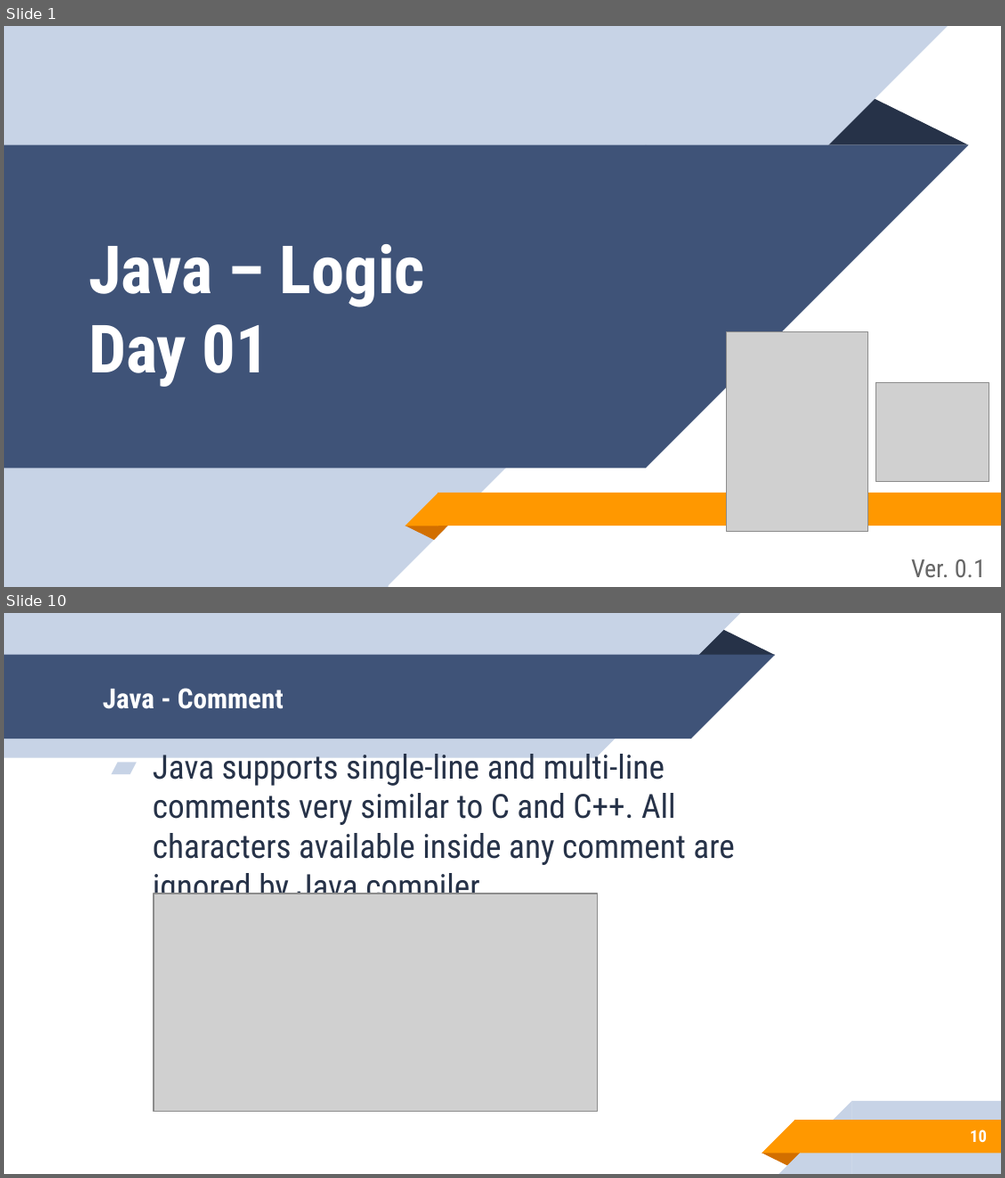
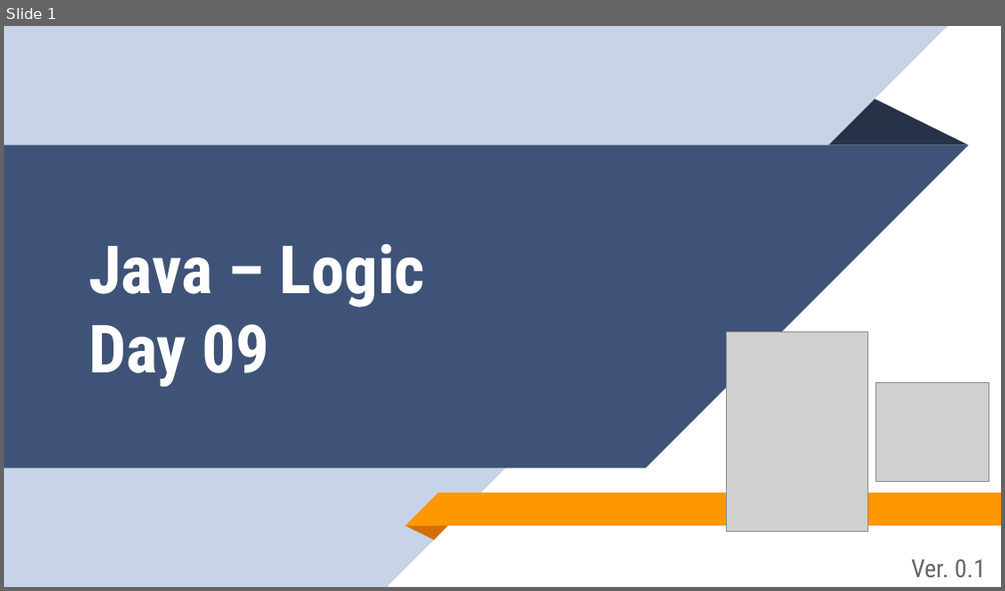
Before and after one commit to aronipurwanto/materi-xa, a slide deck: java/java-logic/Slide-Java-Logic-09.pptx. Shown one above the other, each under a label of ours: slides 1 and 10 before the commit, slide 1 after it; the slides between them are not shown. The pictures are 1005x1178 and 1005x591 pixels, drawn with LibreOffice and Linux fonts; fonts in the diff are those of the drawing; grey boxes stand for pictures. Boxes give left, top, right and bottom in pixels: in the first picture for what was removed or moved away, otherwise in the second. Text is boxed around its words. In the diff, an @@ line names an element or a change of style, - is before the commit and + after.

Commit message:
update materi logic

```diff
--- a/java/java-logic/Slide-Java-Logic-09.pptx
+++ b/java/java-logic/Slide-Java-Logic-09.pptx
@@ slide 10 removed at <box>4,613,1001,1174</box>, background #FFFFFF @@
@@ group removed at <box>4,613,775,757</box>: 2 rectangles, 2 right triangles, 1 triangle @@
@@ title removed at <box>103,688,283,709</box> @@
-Java - Comment
@@ text removed at <box>153,747,734,906</box> @@
-▰ Java supports single-line and multi-line comments very similar to C and C++. All characters available inside any comment are ignored by Java compiler.
@@ picture removed at <box>154,893,597,1111</box> @@
@@ group removed at <box>761,1101,1001,1173</box>: 2 rectangles, 2 right triangles, 1 triangle @@
@@ page number removed at <box>970,1129,987,1142</box> @@
-10
@@ slide 1 changed as well @@
@@ title at <box>89,244,425,386</box>: text changed @@
-Java – Logic
-Day 01
+Java – Logic
+Day 09
```
Also in this commit, not shown: 5 other slides changed, 2 slides added, 20 other slides removed, 2 other files.
